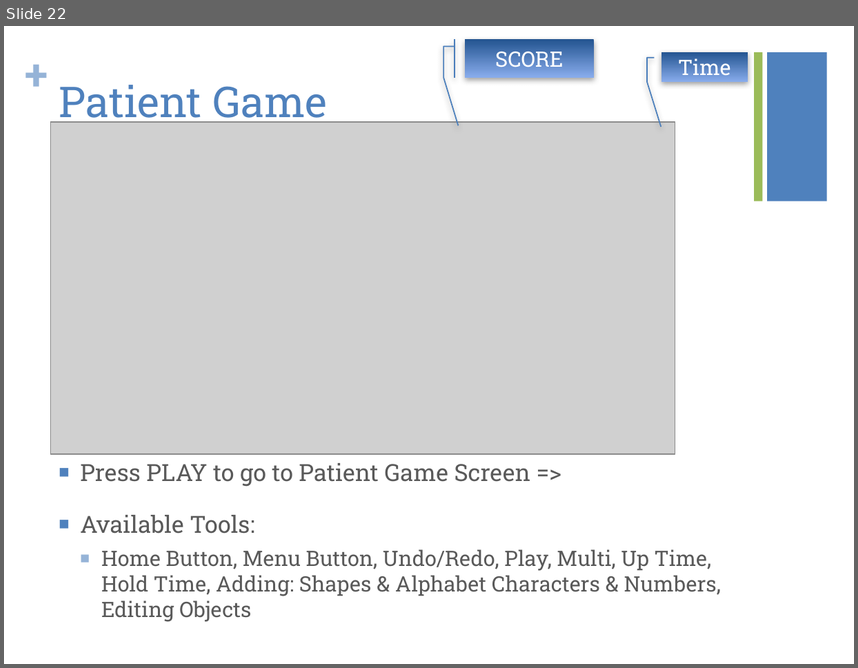
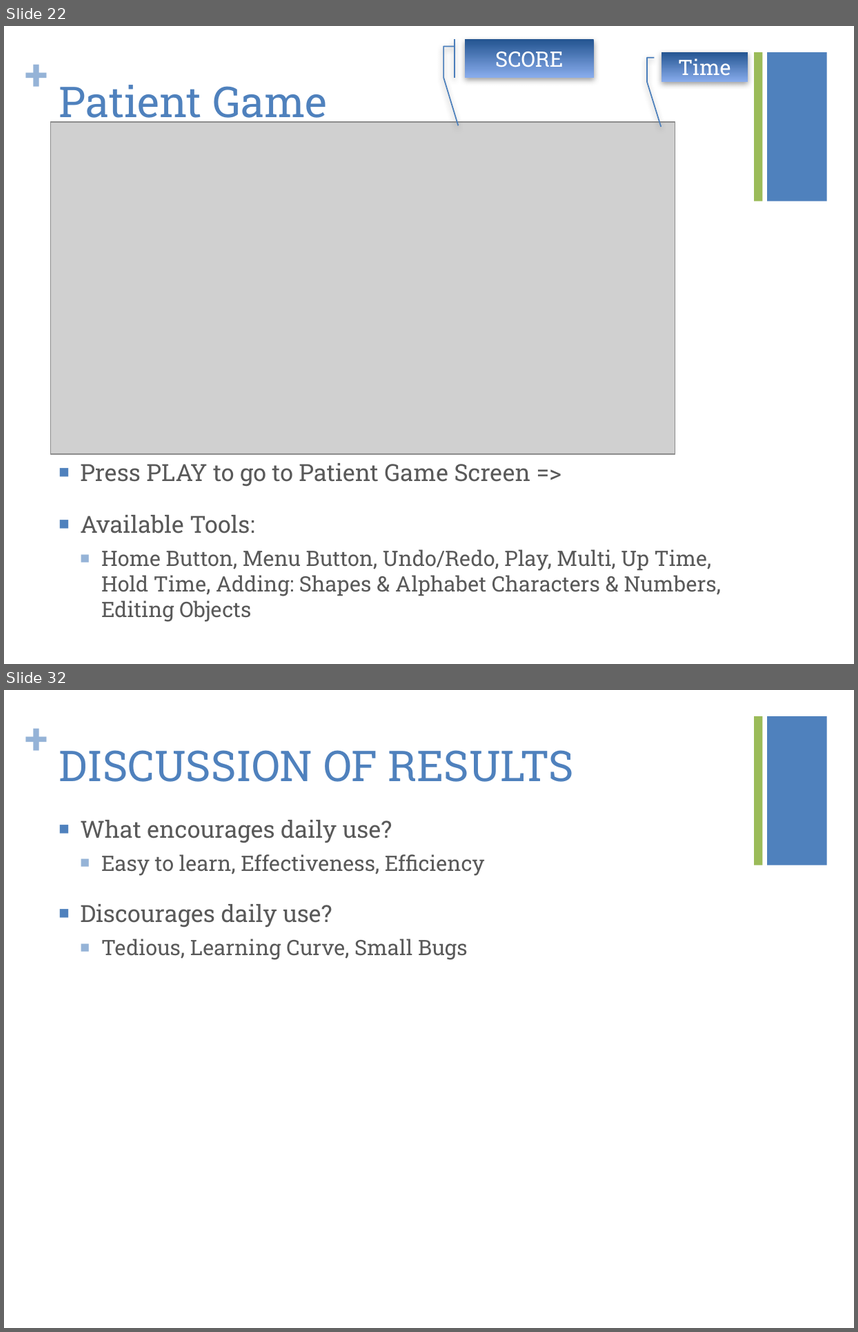
Before and after one commit to oh-team-machine/Target-Tapping, a slide deck: Documentation/CMPUT302_Pres.pptx. Shown one above the other, each under a label of ours: slide 22 before the commit, slides 22 and 32 after it; the slides between them are not shown. The pictures are 858x668 and 858x1332 pixels, drawn with LibreOffice and Linux fonts; fonts in the diff are those of the drawing; grey boxes stand for pictures. Boxes give left, top, right and bottom in pixels: in the first picture for what was removed or moved away, otherwise in the second. Text is boxed around its words. In the diff, an @@ line names an element or a change of style, - is before the commit and + after.

```diff
--- a/Documentation/CMPUT302_Pres.pptx
+++ b/Documentation/CMPUT302_Pres.pptx
@@ slide 32 added at <box>4,690,854,1328</box>, background #FFFFFF; not listed: 3 template elements that a slide beside it also shows @@
@@ title added at <box>59,750,574,782</box>, 36 pt, text #4F81BD @@
+DISCUSSION OF RESULTS
@@ text added at <box>80,820,485,960</box>, 18 pt, text #595959 @@
+■ What encourages daily use?
+  ■ Easy to learn, Effectiveness, Efficiency
+■ Discourages daily use?
+  ■ Tedious, Learning Curve, Small Bugs
```
Also in this commit, not shown: 5 slides changed, 6 other slides added, 3 slides removed, 2 other files.
